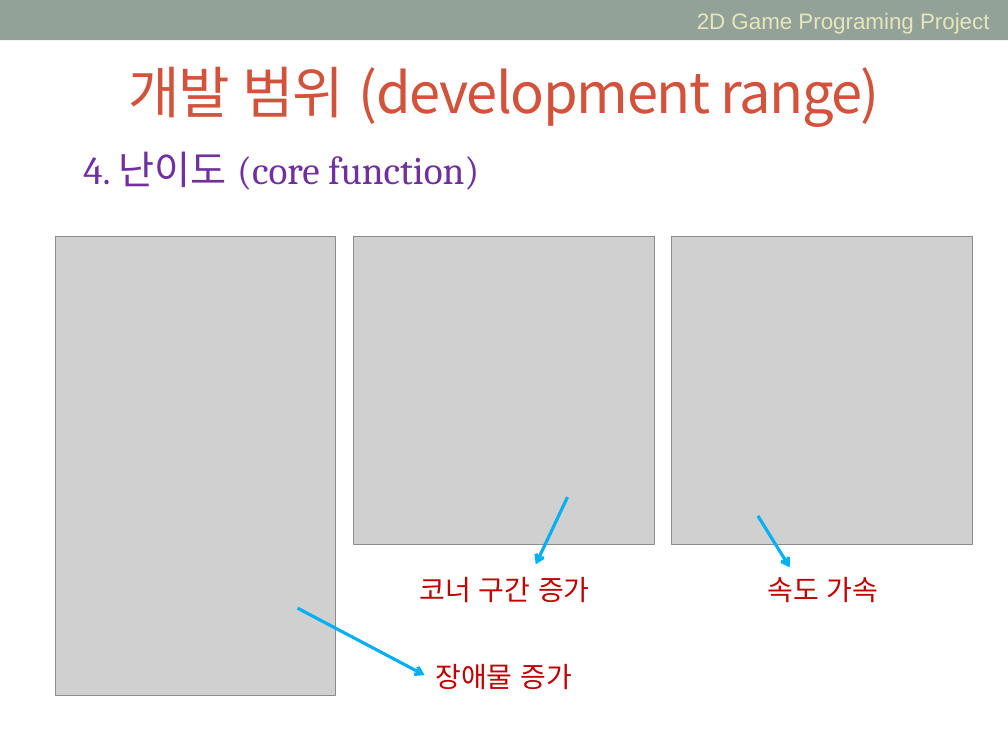
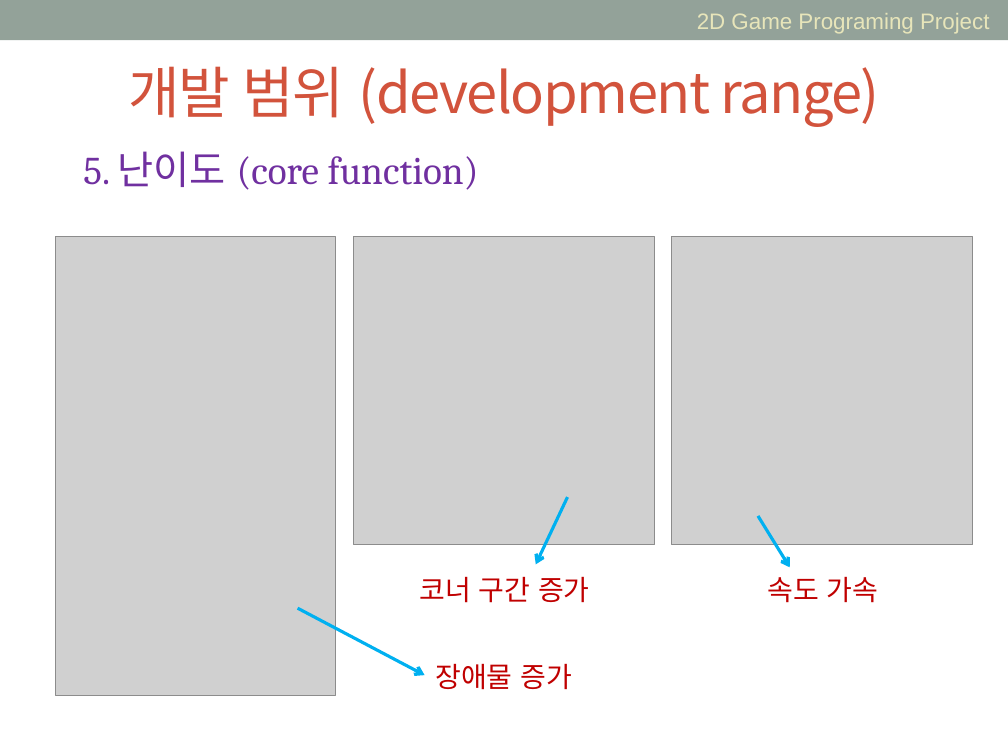
Before and after one commit to art4rtart/Drift, a slide deck: slide 7 of DRIFT2.pptx. Drawn at 1008x756 pixels with LibreOffice and Linux fonts; fonts in the diff are those of the drawing; grey boxes stand for pictures. Boxes give left, top, right and bottom in pixels: in the first picture for what was removed or moved away, otherwise in the second. Text is boxed around its words. In the diff, an @@ line names an element or a change of style, - is before the commit and + after.

```diff
--- a/DRIFT2.pptx
+++ b/DRIFT2.pptx
@@ text at bbox=[83, 151, 479, 190]: text changed @@
-4. 난이도 (core function)
+5. 난이도 (core function)
```
Also in this commit, not shown: 5 other slides changed.
